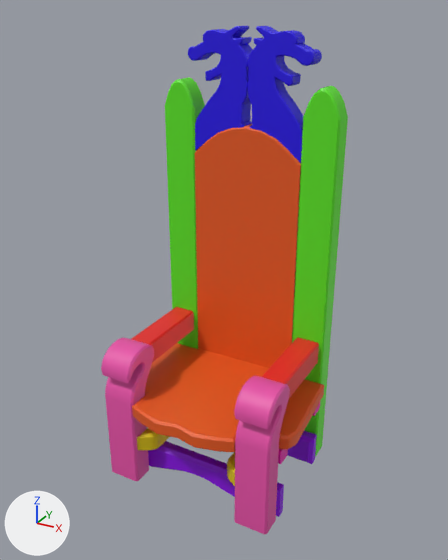
The FBX model Assets/Furniture/Trono/Model/SM_Trono.fbx, before and after one commit.
One viewpoint serves both versions: a 50 mm lens placed at (1.47, -2.54, 2.5), pointed at (0.04, 0.06, 1.2). The lights are fixed; the arrows at lower left show +X, +Y and +Z. The first picture is the older version.

In view in the first picture: 'SM_TronoSoporteMedio_low'.
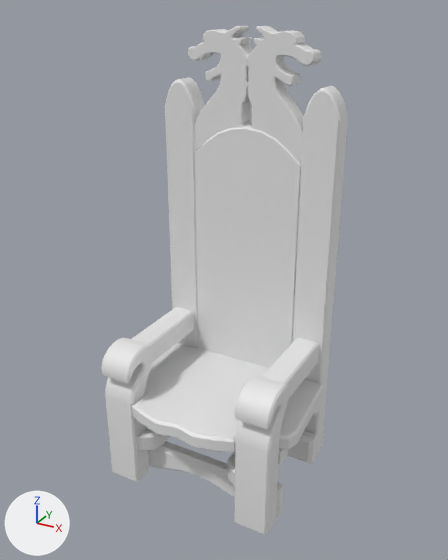
Commit message: Actualizar Modelo Trono

The edits, one by one:
Material 'Trono' (mat_trono) is new.
Its base color is (0.8, 0.8, 0.8) (white #e7e7e7).
me_cube_121 has 1496 vertices, 1291 faces and spans x -0.56..0.56, y -0.39..0.49, z 0.02..2.42.
me_cube_121 is used by ob_sm_tronosoportemedio_low; location (0.0, 0.0, 0.0).
me_cube_121 part 1: all 86 faces that had it switch from mat_patastraseras (green #5ce71f) to mat_trono (white #e7e7e7).
me_cube_121 part 2: all 574 faces that had it switch from mat_dragon (blue #2200e9) to mat_trono (white #e7e7e7).
me_cube_121 part 3: all 344 faces that had it switch from mat_patasdelanteras (pink #e752a8) to mat_trono (white #e7e7e7).
me_cube_121 part 4: all 70 faces that had it switch from mat_soportebajo (purple #8a00e7) to mat_trono (white #e7e7e7).
me_cube_121 part 5: all 52 faces that had it switch from mat_soportemedio (yellow #e7ce00) to mat_trono (white #e7e7e7).
me_cube_121 part 6: all 20 faces that had it switch from mat_soportealto (pink #e700af) to mat_trono (white #e7e7e7).
me_cube_121 part 7: all 129 faces that had it switch from mat_asiento (orange #e75a1c) to mat_trono (white #e7e7e7).
me_cube_121 part 8: all 16 faces that had it switch from mat_reposabrazos (red #e72623) to mat_trono (white #e7e7e7).

Location of each change, (x1, y1, x2, y2) in pixels of the pictures (448 x 560 px):
part 1 of me_cube_121, recoloured (green to white): (165, 77, 348, 456) in both
part 2 of me_cube_121, recoloured (blue to white): (188, 26, 322, 163) in both
part 3 of me_cube_121, recoloured (pink to white): (101, 337, 290, 535) in both
part 4 of me_cube_121, recoloured (purple to white): (148, 431, 317, 517) in both
part 5 of me_cube_121, recoloured: (137, 428, 235, 486) in both
part 6 of me_cube_121, recoloured: (278, 402, 320, 464) in both
part 7 of me_cube_121, recoloured (orange to white): (132, 124, 324, 452) in both
part 8 of me_cube_121, recoloured (red to white): (132, 307, 319, 398) in both
